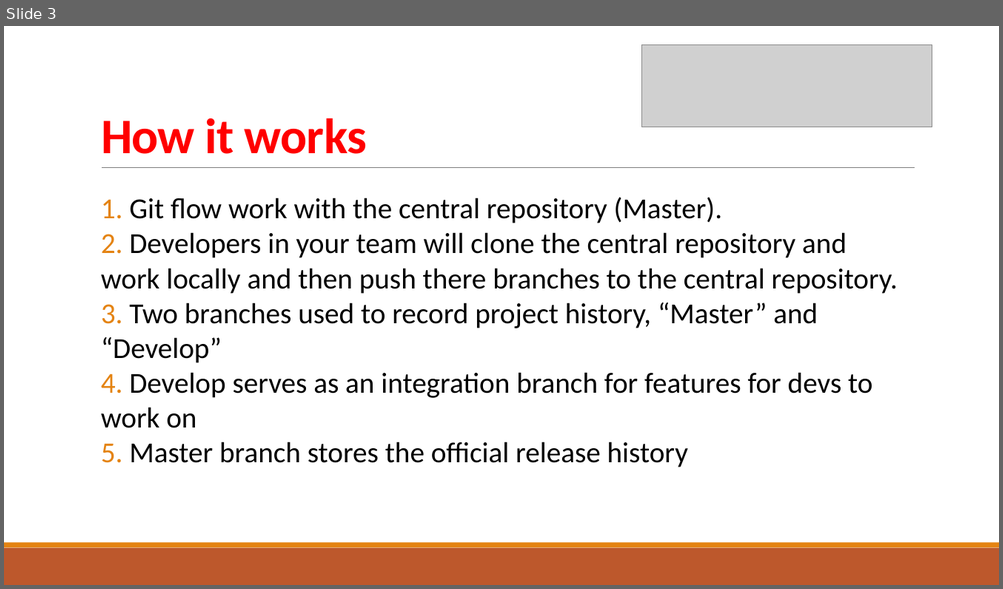
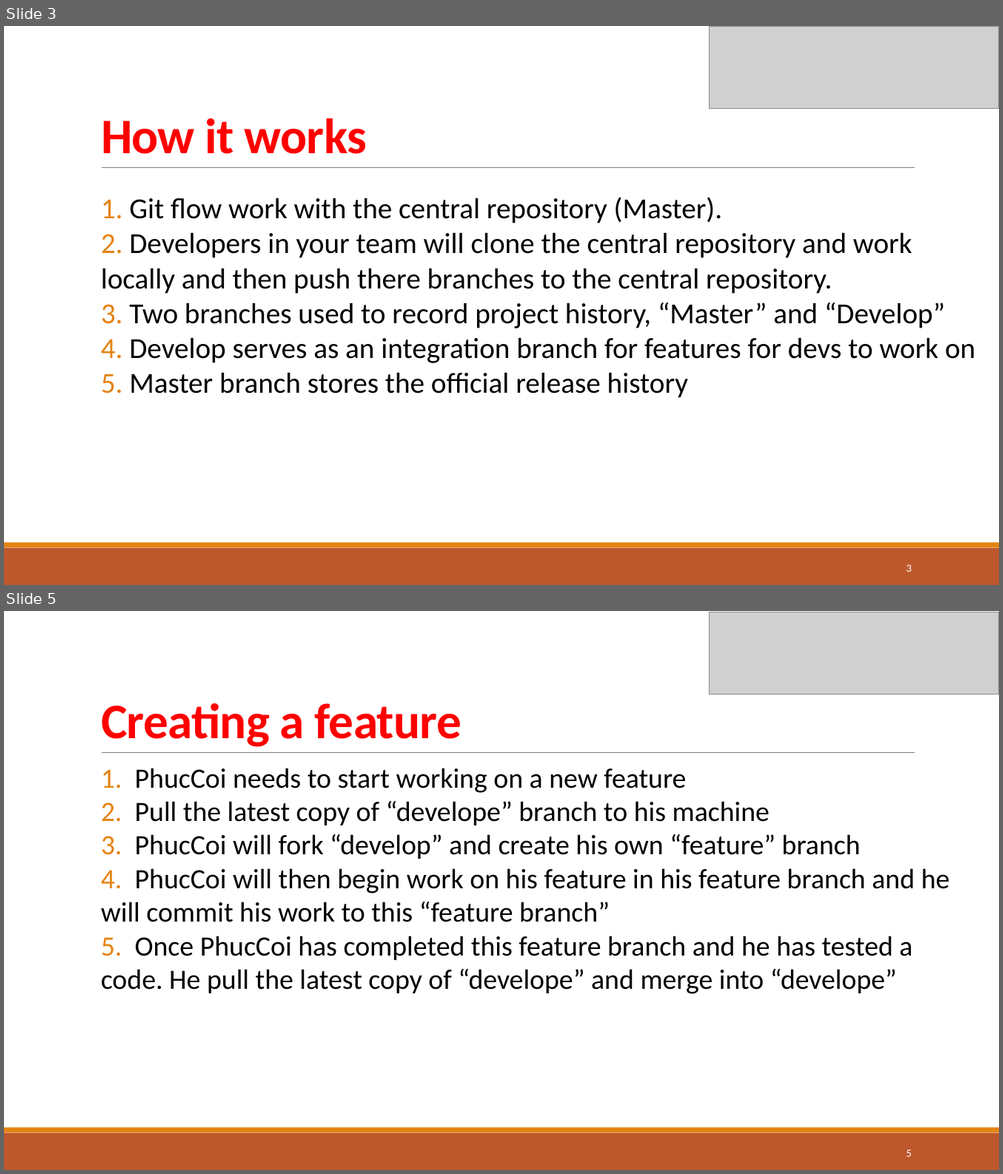
Before and after one commit to TrinhDinhPhuc/DEVNet, a slide deck: Git/How to use Git Flow.pptx. Shown one above the other, each under a label of ours: slide 3 before the commit, slides 3 and 5 after it; the slides between them are not shown. The pictures are 1003x589 and 1003x1174 pixels, drawn with LibreOffice and Linux fonts; fonts in the diff are those of the drawing; grey boxes stand for pictures. Boxes give left, top, right and bottom in pixels: in the first picture for what was removed or moved away, otherwise in the second. Text is boxed around its words. In the diff, an @@ line names an element or a change of style, - is before the commit and + after.

```diff
--- a/Git/How to use Git Flow.pptx
+++ b/Git/How to use Git Flow.pptx
@@ slide 5 added at (4,611,999,1170), background #FFFFFF; not listed: 3 template elements that a slide beside it also shows @@
@@ picture added at (709,612,999,695) @@
@@ title added at (101,703,461,747), 48 pt, text #FF0000, bold @@
+Creating a feature
@@ text added at (101,768,950,994), 27 pt, text #000000 @@
+1. PhucCoi needs to start working on a new feature
+2. Pull the latest copy of “develope” branch to his machine
+3. PhucCoi will fork “develop” and create his own “feature” branch
+4. PhucCoi will then begin work on his feature in his feature branch and he will commit his work to this “feature branch”
+5. Once PhucCoi has completed this feature branch and he has tested a code. He pull the latest copy of “develope” and merge into “develope”
@@ page number added at (906,1150,911,1157), 10.5 pt, text #FFFFFF @@
+5
@@ slide 3 changed as well @@
@@ picture: place and size @@
-picture at (642,44,932,127)
+picture at (709,26,999,109)
@@ text "1. Git flow work with ..." rewrapped from (101,197,897,468) to (101,197,975,398) @@
@@ page number added at (906,565,911,572), 10.5 pt, text #FFFFFF @@
+3
```
Also in this commit, not shown: 4 other slides changed, 5 other slides added, 4 slides removed, 11 other files.
